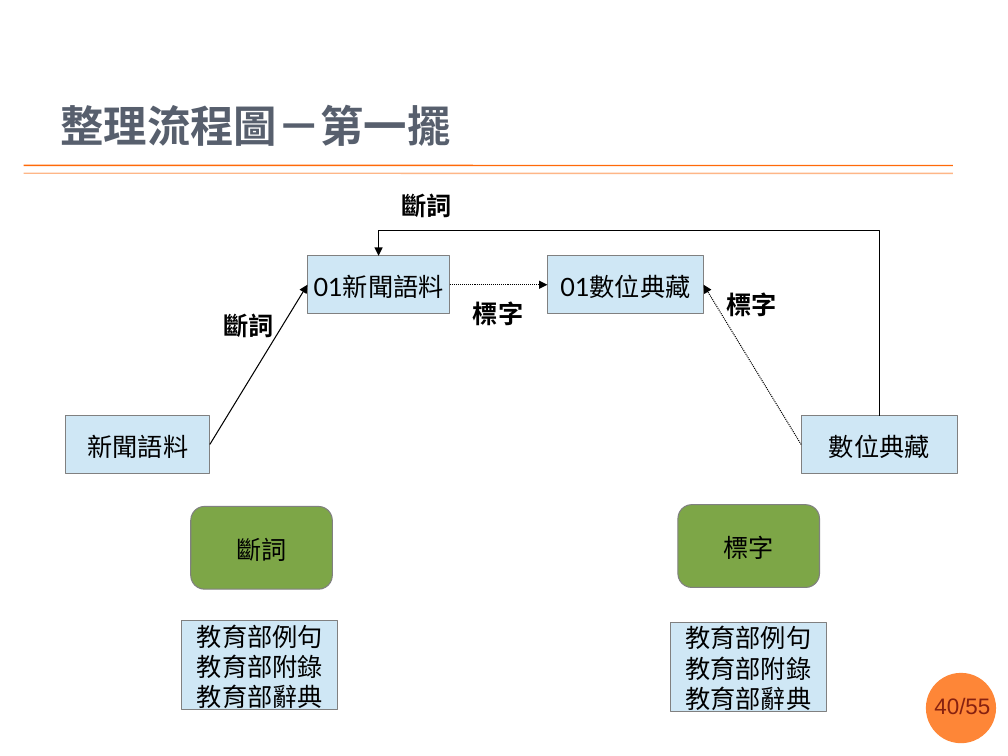
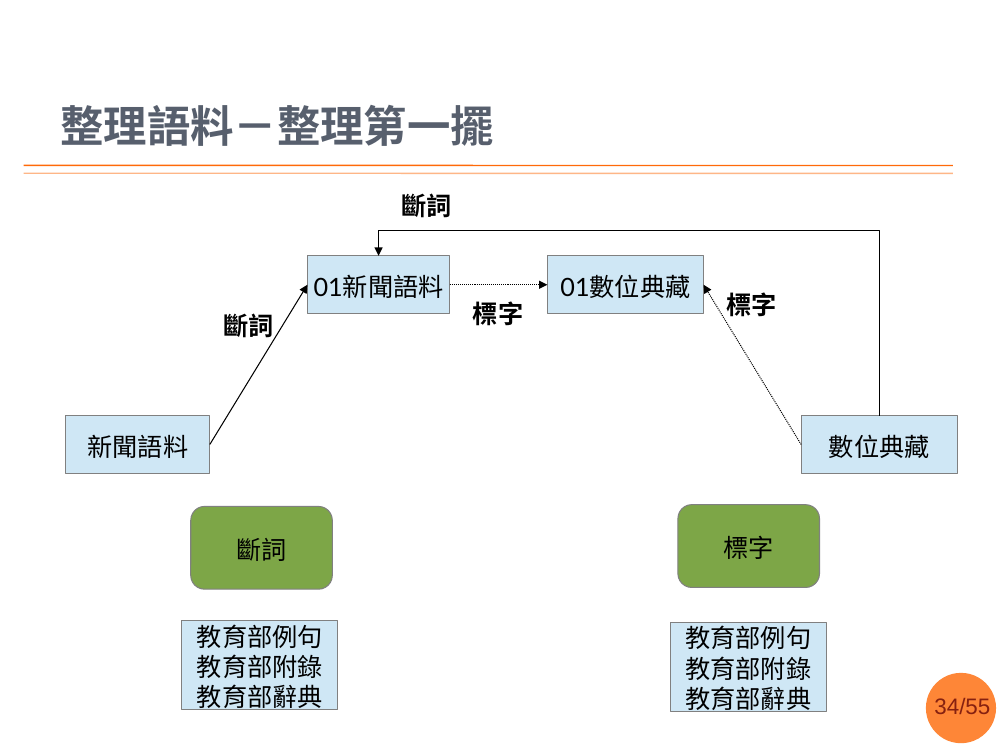
Before and after one commit to sih4sing5hong5/po3-ko3_tau5-iann2-phinn3, a slide deck: slide 34 of 翻譯報告.pptx (slide 40 before the commit). Drawn at 1008x756 pixels with LibreOffice and Linux fonts; fonts in the diff are those of the drawing; background and template pictures are left out. Boxes give left, top, right and bottom in pixels: in the first picture for what was removed or moved away, otherwise in the second. Text is boxed around its words. In the diff, an @@ line names an element or a change of style, - is before the commit and + after.

```diff
--- a/翻譯報告.pptx
+++ b/翻譯報告.pptx
@@ title at [60,105,494,146]: text changed @@
-整理流程圖－第一擺
+整理語料－整理第一擺
@@ page number at [934,698,990,714]: text changed @@
-40/55
+34/55
```
Also in this commit, not shown: 11 other slides changed, 7 slides added.
